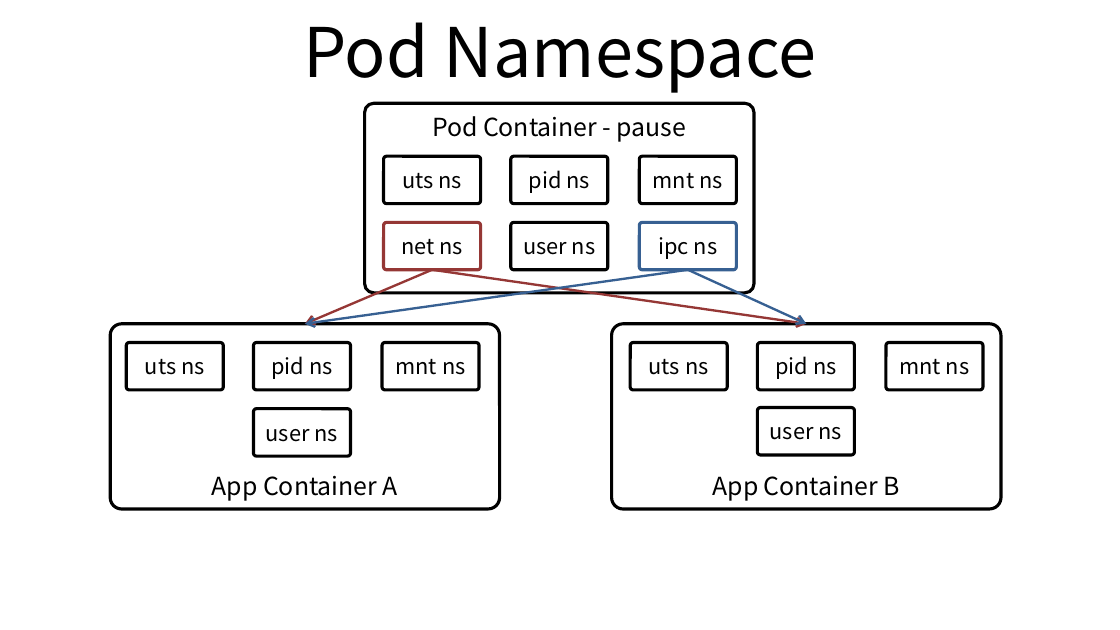
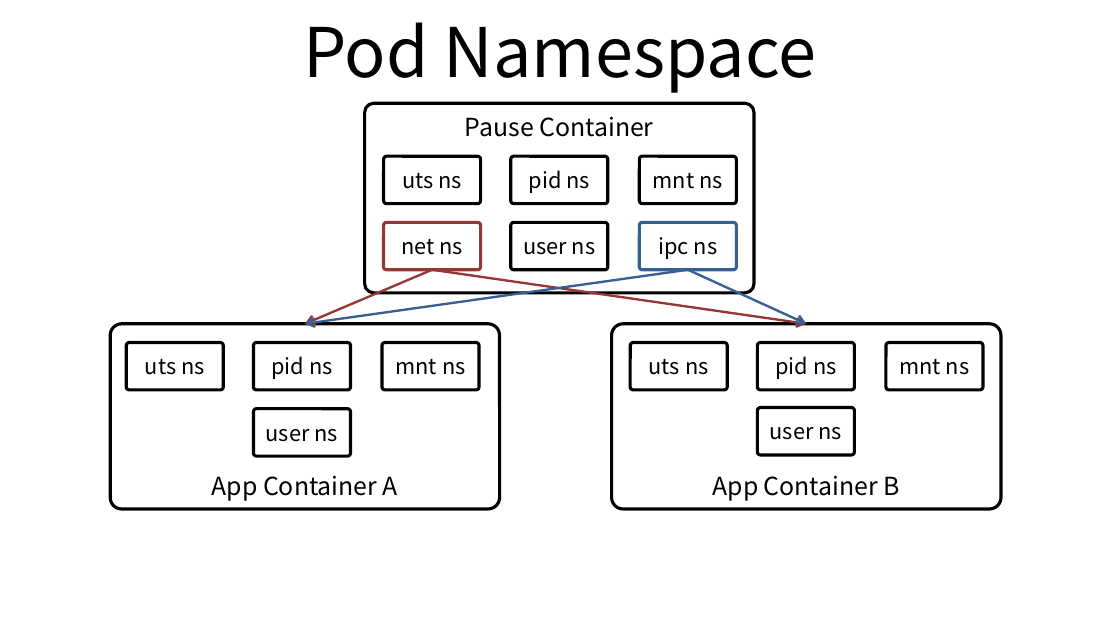
Before and after one commit to ssup2/blog-old, a slide deck: slide 2 of images/theory_analysis/Kubernetes_Pod/Kubernetes_Pod.pptx. Drawn at 1120x630 pixels with LibreOffice and Linux fonts; fonts in the diff are those of the drawing. Boxes give left, top, right and bottom in pixels: in the first picture for what was removed or moved away, otherwise in the second. Text is boxed around its words. In the diff, an @@ line names an element or a change of style, - is before the commit and + after.

```diff
--- a/images/theory_analysis/Kubernetes_Pod/Kubernetes_Pod.pptx
+++ b/images/theory_analysis/Kubernetes_Pod/Kubernetes_Pod.pptx
@@ text in rounded rectangle at (x1=465, y1=116, x2=653, y2=137): text changed @@
-Pod Container - pause
+Pause Container
```
Also in this commit, not shown: 1 other slide changed, 4 other files.
